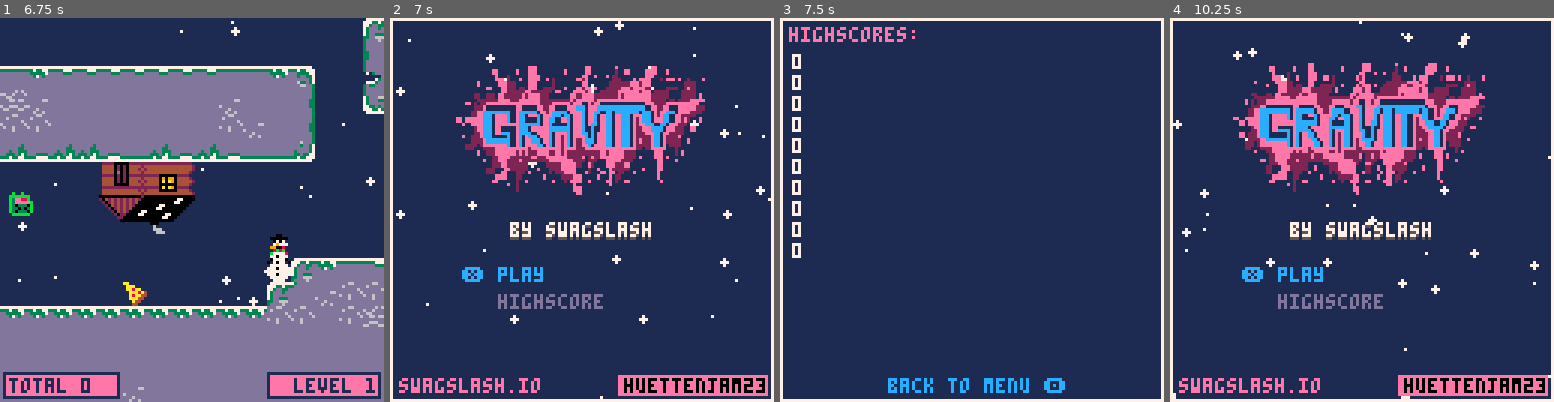
Above: before the commit, frames 1-4 (left to right).
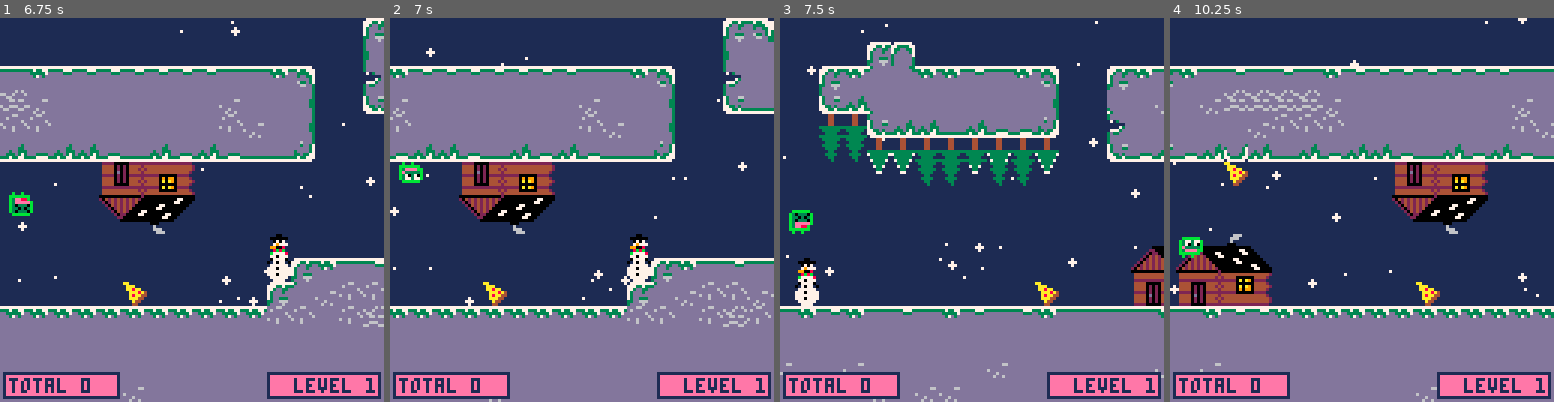
Above: after the commit, the same moments.

Repository: swagslash/huettenjam2023
Game: PICO-8 cartridge huettenjam2023.p8
The game is run twice, just before and just after one commit, with the same random seed, the same clock (stepped at 60 frames per second) and the same inputs.
Inputs:
- Up to frame 1 (6.75 s): tap X (X key) at 0.33, 1.07, 1.85, 2.97, 4.08, 5.2, 6.32 s; tap O (Z key) at 0.7, 1.7, 2.1, 2.5, 2.9, 3.3, 3.7, 4.1, 4.5, 4.9, 5.3, 5.7, 6.1, 6.5 s; hold Up 2.15-2.42 s; hold Down 3.63-3.97 s; hold Up 4.73-5.03 s; hold Down 5.73-6.03 s
- Up to frame 2 (7 s): tap O (Z key) at 6.9 s
- Up to frame 3 (7.5 s): hold Up 7.18-7.45 s; tap O (Z key) at 7.3 s; tap X (X key) at 7.43 s
- Up to frame 4 (10.25 s): tap O (Z key) every 0.4 s from 7.7 to 10.1 s; tap X (X key) at 8.55, 9.67 s; hold Down 8.67-9 s; hold Up 9.77-10.07 s

Frame 1 is identical in both runs. In frame 2, 58% of the frame differs, in the area x 0-100%, y 0-100%; in frame 3, 47%; in frame 4, 60%.

Commit message:
score does not reset to 0 on death

Diff:
--- a/scripts/game.lua
+++ b/scripts/game.lua
@@ -38,7 +38,7 @@
 global_draw_offset_y = 0
 game_over_frames = 120
 
-level_finished_offset = 20 -- block offset when the level finishes
+level_finished_offset = 124 -- block offset when the level finishes
 level = 0
 final_level = 1
 
@@ -69,12 +69,19 @@
     game_over_frames = 120
     map_y_offset = level * map_level_height
 
-    if next_level == level then
+    if next_level == -1 then
         score = 0
-    end
-    lvl_scores = {}
-    add(lvl_scores, { max = 24, current = 0})
-    add(lvl_scores, { max = 10, current = 0})
+        next_level = 0
+        lvl_scores = {}
+        add(lvl_scores, { max = 24, current = 0})
+        add(lvl_scores, { max = 10, current = 0})
+    else
+        local sum = 0
+        for i=1, level + 1 do
+            sum += lvl_scores[i].current
+        end
+        score = sum
+    end
 
     level = next_level
 
--- a/scripts/gameover.lua
+++ b/scripts/gameover.lua
@@ -9,6 +9,8 @@
     if (player.is_dead) then
         framespassed = 120 - game_over_frames
         if btnp(❎) then
+            -- reset current level points
+            lvl_scores[level + 1].current = 0
             open_game(level)
         end
         if btnp(🅾️) then
--- a/scripts/menu.lua
+++ b/scripts/menu.lua
@@ -26,7 +26,7 @@
 
     if btnp(❎) then
         if cur_sel == 1 then
-            open_game(0)
+            open_game(-1)
         end
 
         if cur_sel == 2 then
